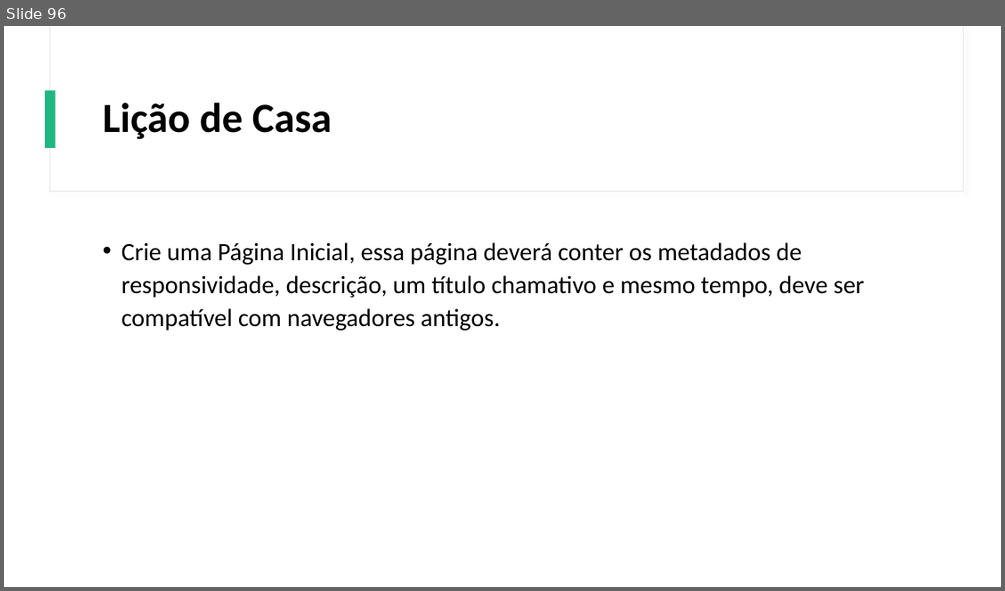
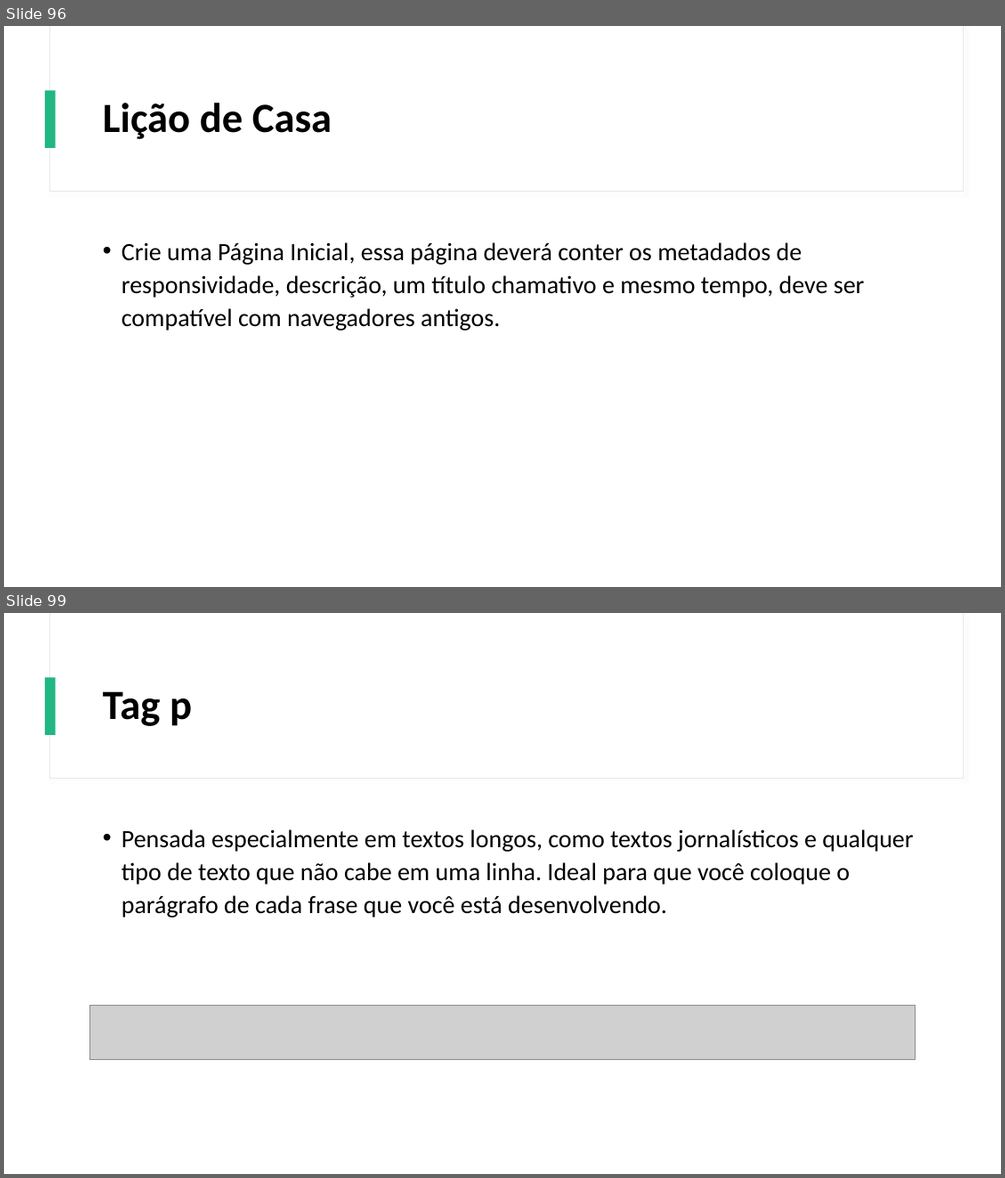
Before and after one commit to Gustavo6401/CursoHTMLCSS, a slide deck: Power Point/Curso de HTML e CSS.pptx. Shown one above the other, each under a label of ours: slide 96 before the commit, slides 96 and 99 after it; the slides between them are not shown. The pictures are 1005x591 and 1005x1178 pixels, drawn with LibreOffice and Linux fonts; fonts in the diff are those of the drawing; grey boxes stand for pictures. Boxes give left, top, right and bottom in pixels: in the first picture for what was removed or moved away, otherwise in the second. Text is boxed around its words. In the diff, an @@ line names an element or a change of style, - is before the commit and + after.

Commit message:
Gravada a Aula 7 de Textos no HTML

```diff
--- a/Power Point/Curso de HTML e CSS.pptx
+++ b/Power Point/Curso de HTML e CSS.pptx
@@ slide 99 added at (x1=4, y1=613, x2=1001, y2=1174), background #FFFFFF; not listed: 3 template elements that a slide beside it also shows @@
@@ title added at (x1=103, y1=691, x2=192, y2=726), 40 pt, text #000000, bold @@
+Tag p
@@ text added at (x1=121, y1=829, x2=913, y2=917), 24 pt, text #000000 @@
+• Pensada especialmente em textos longos, como textos jornalísticos e qualquer tipo de texto que não cabe em uma linha. Ideal para que você coloque o parágrafo de cada frase que você está desenvolvendo.
@@ picture added at (x1=89, y1=1005, x2=915, y2=1060) @@
```
Also in this commit, not shown: 14 other slides added, 2 other files.
